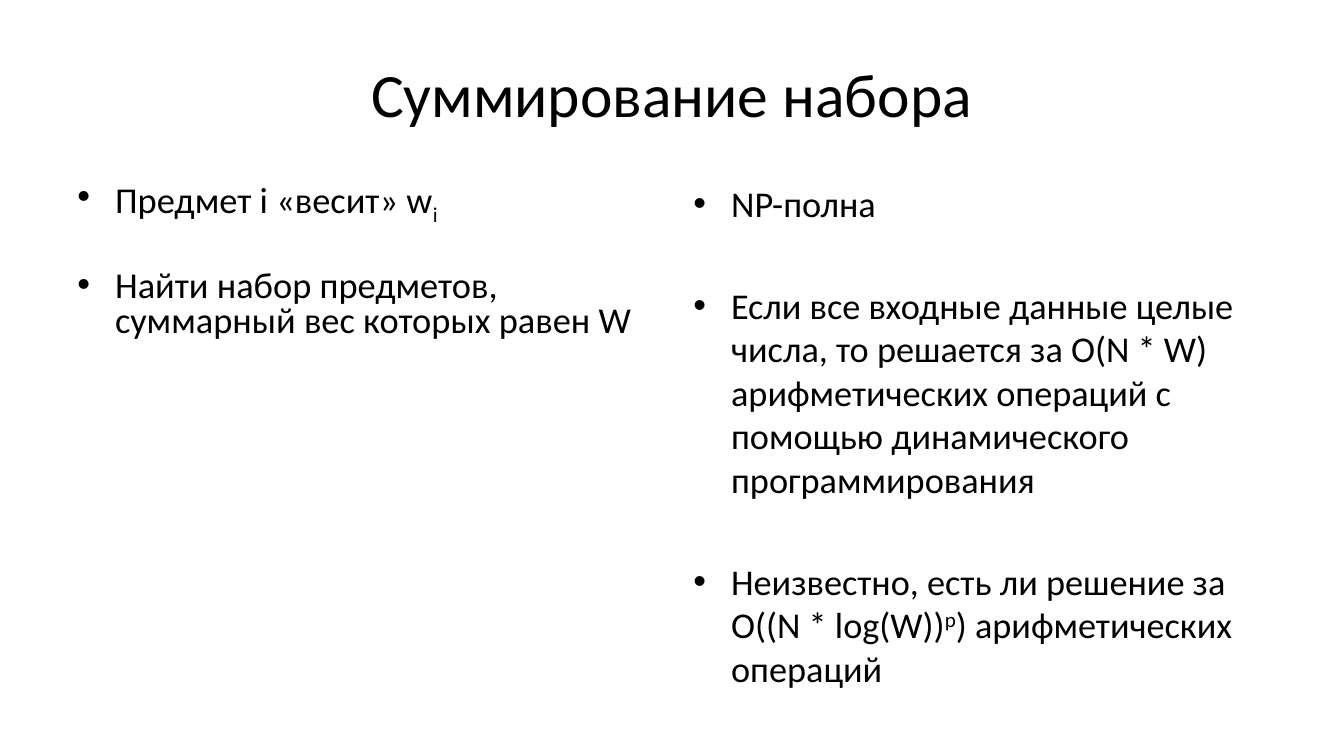
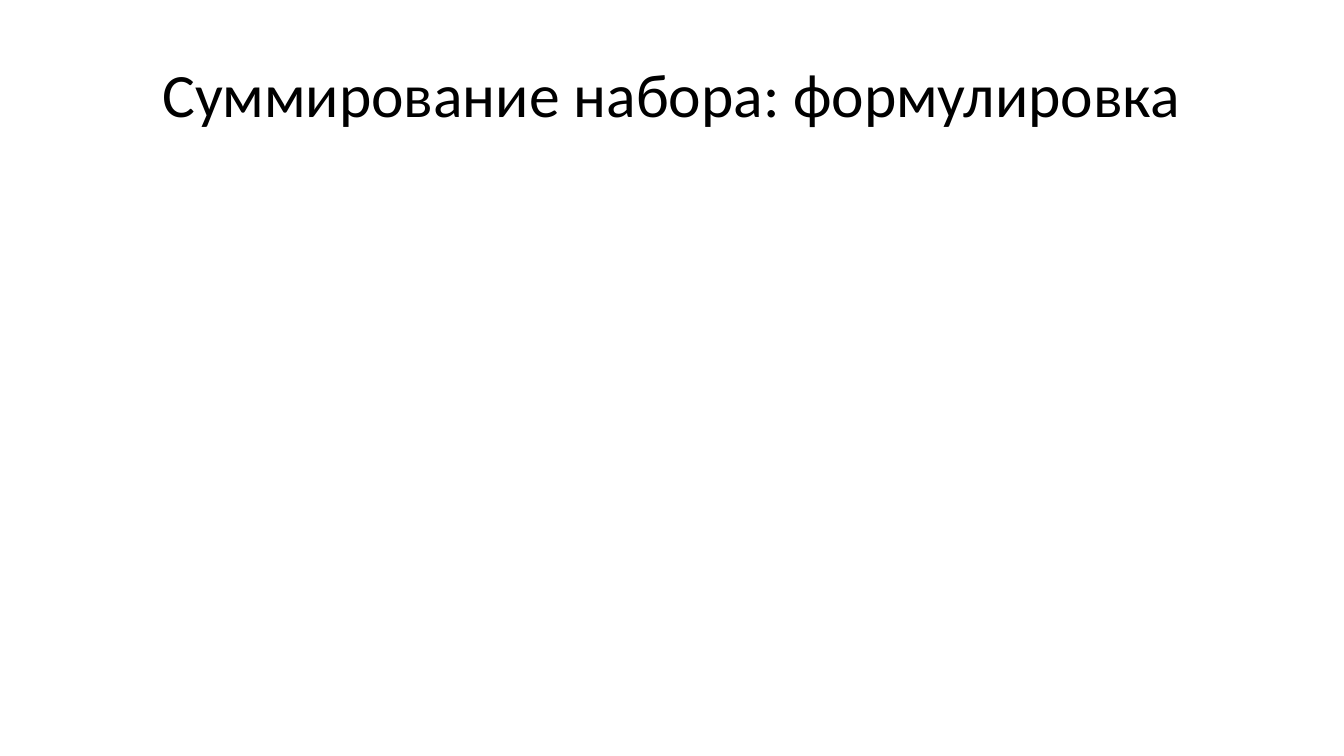
Before and after one commit to Evgueni-Petrov-aka-espetrov/Algorithms-and-Programming-in-C-pptx, a slide deck: slide 29 of 21 Динамическое программирование.pptx (slide 7 before the commit). Drawn at 1344x756 pixels with LibreOffice and Linux fonts; fonts in the diff are those of the drawing. Boxes give left, top, right and bottom in pixels: in the first picture for what was removed or moved away, otherwise in the second. Text is boxed around its words. In the diff, an @@ line names an element or a change of style, - is before the commit and + after.

```diff
--- a/21 Динамическое программирование.pptx
+++ b/21 Динамическое программирование.pptx
@@ title at (x1=162, y1=75, x2=1180, y2=127): text changed @@
-Суммирование набора
+Суммирование набора: формулировка
@@ text removed at (x1=115, y1=188, x2=631, y2=339) @@
-• Предмет i «весит» wi
-• Найти набор предметов, суммарный вес которых равен W
@@ text removed at (x1=731, y1=193, x2=1233, y2=688) @@
-• NP-полна
-• Если все входные данные целые числа, то решается за O(N * W) арифметических операций с помощью динамического программирования
-• Неизвестно, есть ли решение за O((N * log(W))p) арифметических операций
```
Also in this commit, not shown: 16 other slides changed, 105 slides added, 1 slide removed.
